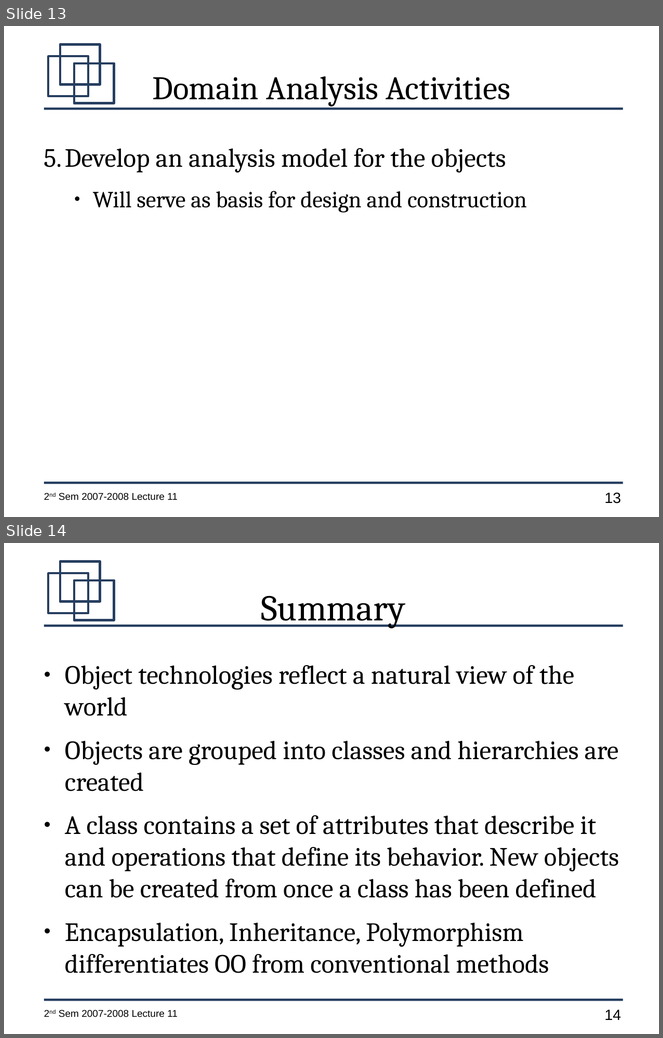
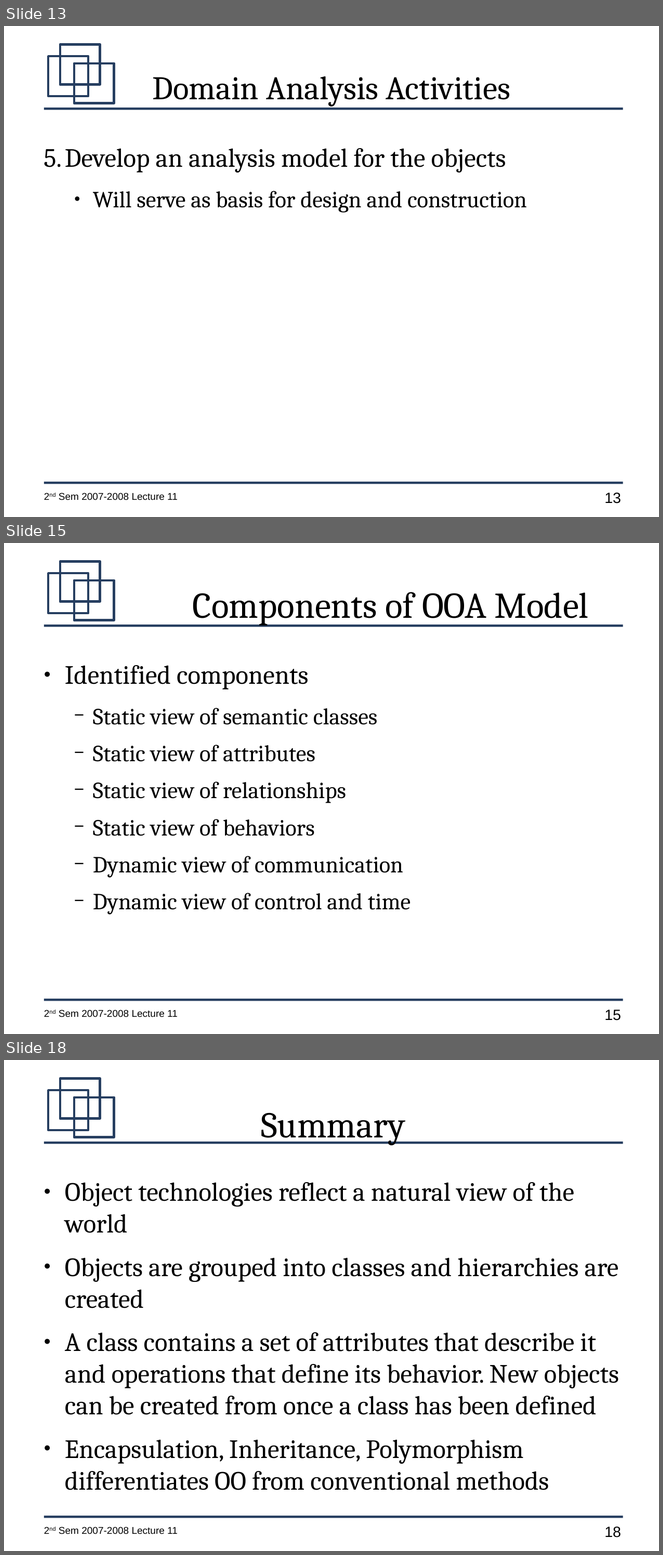
Before and after one commit to jachermocilla/jach-homepage, a slide deck: CMSC128-2nd-Sem-2007-L12.odp. Shown one above the other, each under a label of ours: slides 13 and 14 before the commit, slides 13, 15 and 18 after it; the slides between them are not shown. The pictures are 663x1038 and 663x1555 pixels, drawn with LibreOffice and Linux fonts; fonts in the diff are those of the drawing. Boxes give left, top, right and bottom in pixels: in the first picture for what was removed or moved away, otherwise in the second. Text is boxed around its words. In the diff, an @@ line names an element or a change of style, - is before the commit and + after.

```diff
--- a/CMSC128-2nd-Sem-2007-L12.odp
+++ b/CMSC128-2nd-Sem-2007-L12.odp
@@ slide 15 added at [4,543,659,1034], background #FFFFFF; not listed: 7 template elements that a slide beside it also shows @@
@@ title added at [193,592,589,626], 44 pt, text #000000 @@
+Components of OOA Model
@@ text added at [65,665,411,915], 28 pt, text #000000 @@
+● Identified components
+  − Static view of semantic classes
+  − Static view of attributes
+  − Static view of relationships
+  − Static view of behaviors
+  − Dynamic view of communication
+  − Dynamic view of control and time
@@ what was slide 14 is now slide 18 @@
@@ page number at [605,1527,621,1538]: text changed @@
-14
+18
```
Also in this commit, not shown: 1 slide changed, 3 other slides added.
